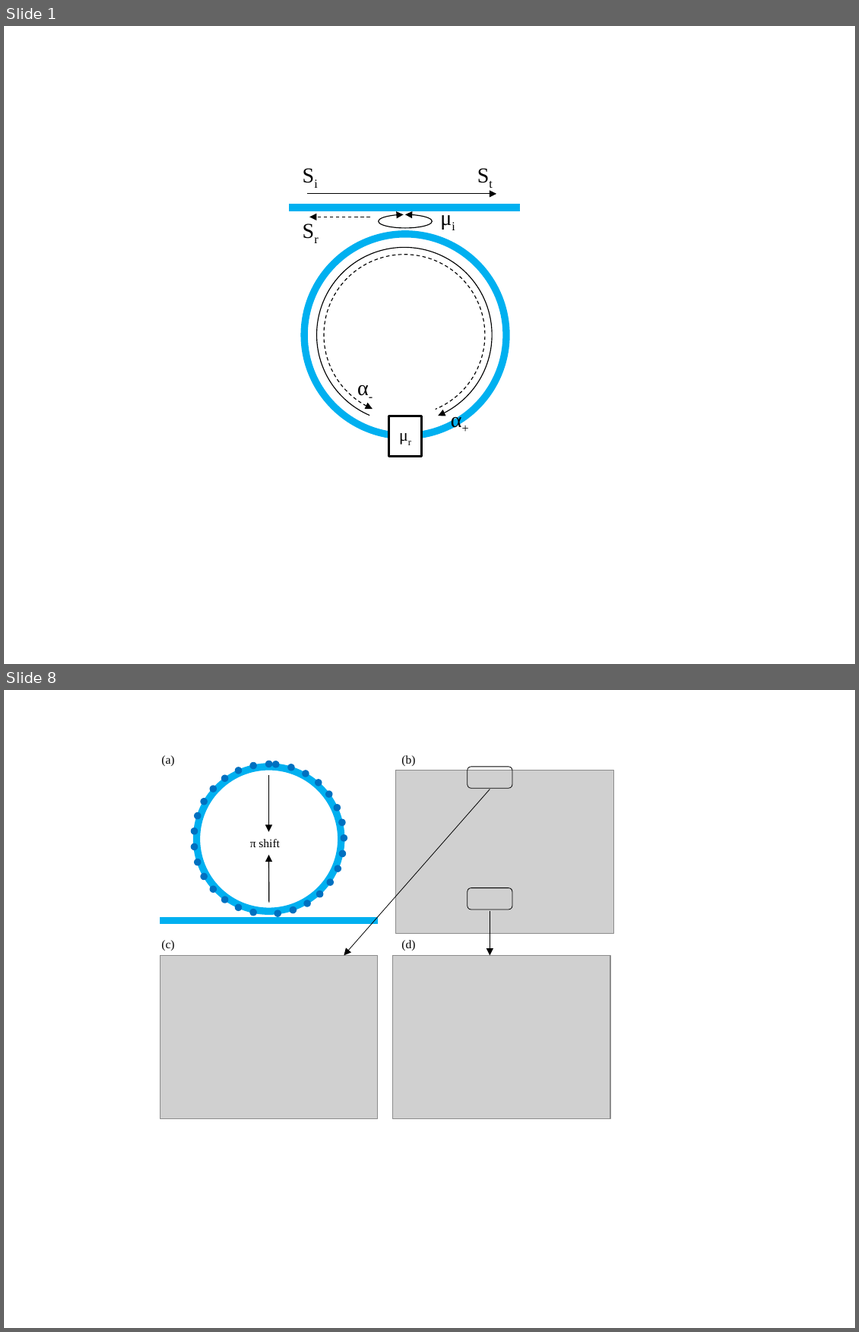
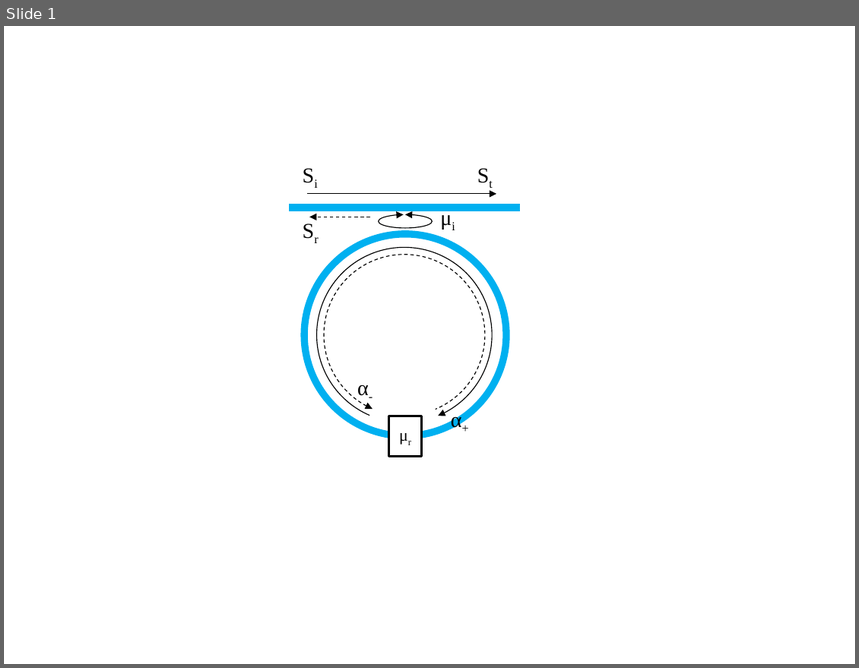
Before and after one commit to huangqiangsheng/thesis, a slide deck: thesis_v1/Pictures/chapt5.pptx. Shown one above the other, each under a label of ours: slides 1 and 8 before the commit, slide 1 after it; the slides between them are not shown. The pictures are 859x1332 and 859x668 pixels, drawn with LibreOffice and Linux fonts; fonts in the diff are those of the drawing; grey boxes stand for pictures. Boxes give left, top, right and bottom in pixels: in the first picture for what was removed or moved away, otherwise in the second. Text is boxed around its words. In the diff, an @@ line names an element or a change of style, - is before the commit and + after.

```diff
--- a/thesis_v1/Pictures/chapt5.pptx
+++ b/thesis_v1/Pictures/chapt5.pptx
@@ slide 8 removed at box(4, 690, 855, 1328), background #FFFFFF @@
@@ group removed at box(160, 755, 614, 1119): 31 ellipses, 5 texts, 4 arrows, 3 pictures, 2 rounded rectangles, 1 line @@
-(a)
-(b)
-(c)
-(d)
-π shift
```
Also in this commit, not shown: 3 slides changed, 1 slide added, 4 other slides removed, 19 other files.
